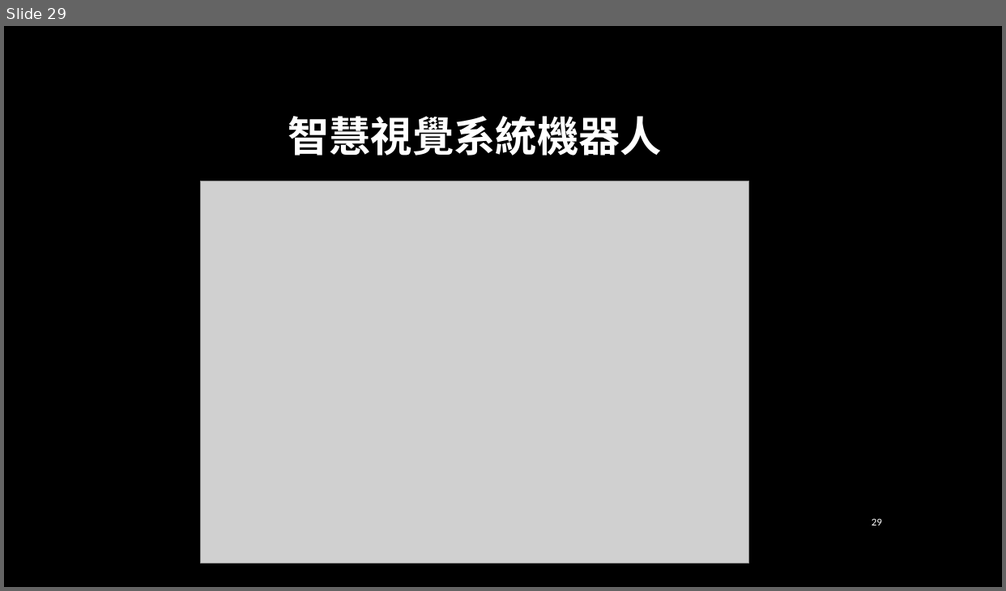
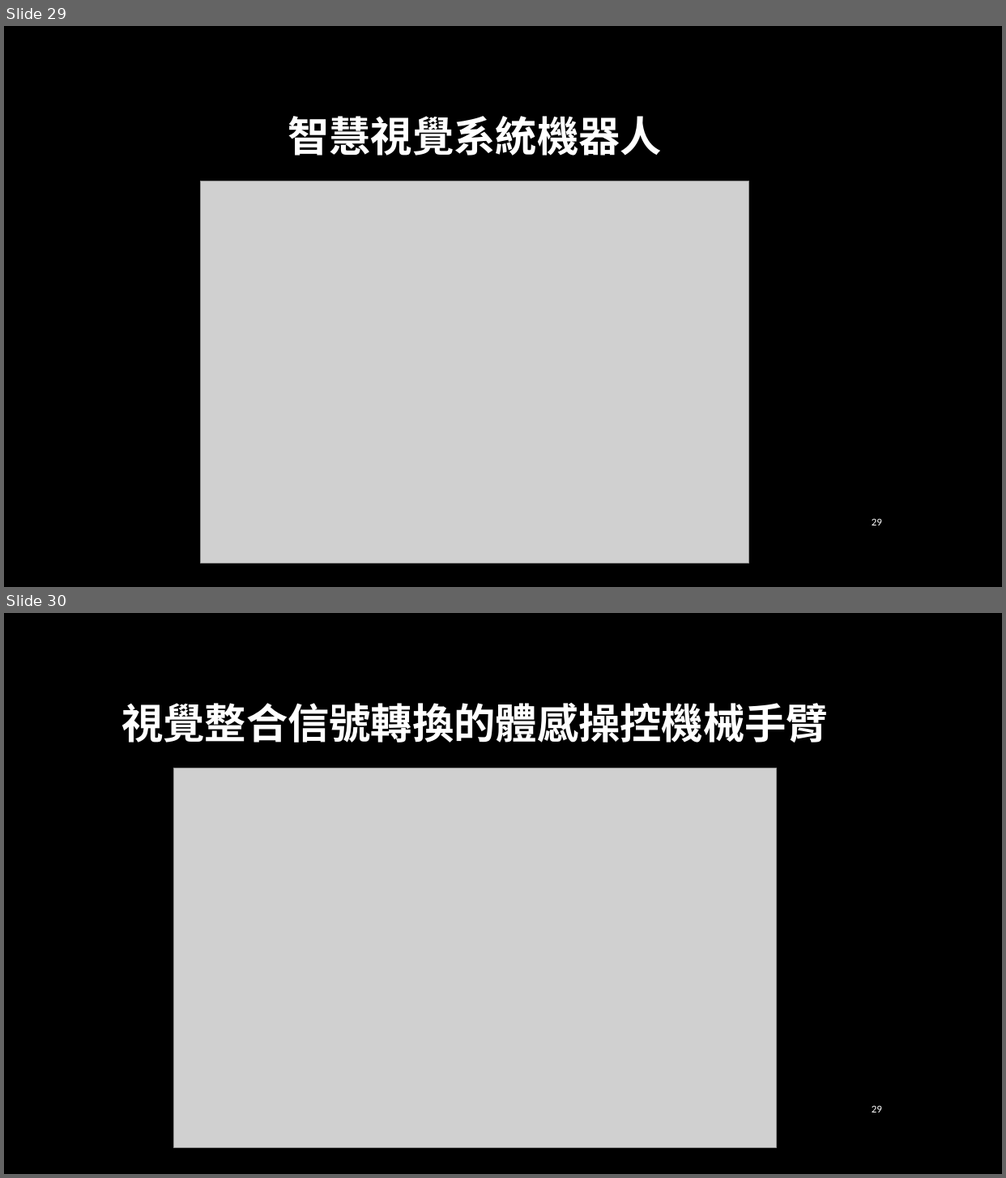
Before and after one commit to jiaweichang/biography, a slide deck: slides/10701/Multimedia_System/[W4] Foundation of Computer Vision.pptx. Shown one above the other, each under a label of ours: slide 29 before the commit, slides 29 and 30 after it. The pictures are 1006x591 and 1006x1178 pixels, drawn with LibreOffice and Linux fonts; fonts in the diff are those of the drawing; grey boxes stand for pictures; background and template pictures are left out. Boxes give left, top, right and bottom in pixels: in the first picture for what was removed or moved away, otherwise in the second. Text is boxed around its words. In the diff, an @@ line names an element or a change of style, - is before the commit and + after.

Commit message:
20181001v2

```diff
--- a/slides/10701/Multimedia_System/[W4] Foundation of Computer Vision.pptx
+++ b/slides/10701/Multimedia_System/[W4] Foundation of Computer Vision.pptx
@@ slide 30 added at [4, 613, 1002, 1174], background picture (left out) @@
@@ title added at [121, 703, 828, 743], 40 pt, text #FFFFFF, bold @@
+視覺整合信號轉換的體感操控機械手臂
@@ picture added at [173, 768, 776, 1148] @@
@@ text added at [872, 1105, 882, 1113], 10 pt, text #FFFFFF @@
+29
```
